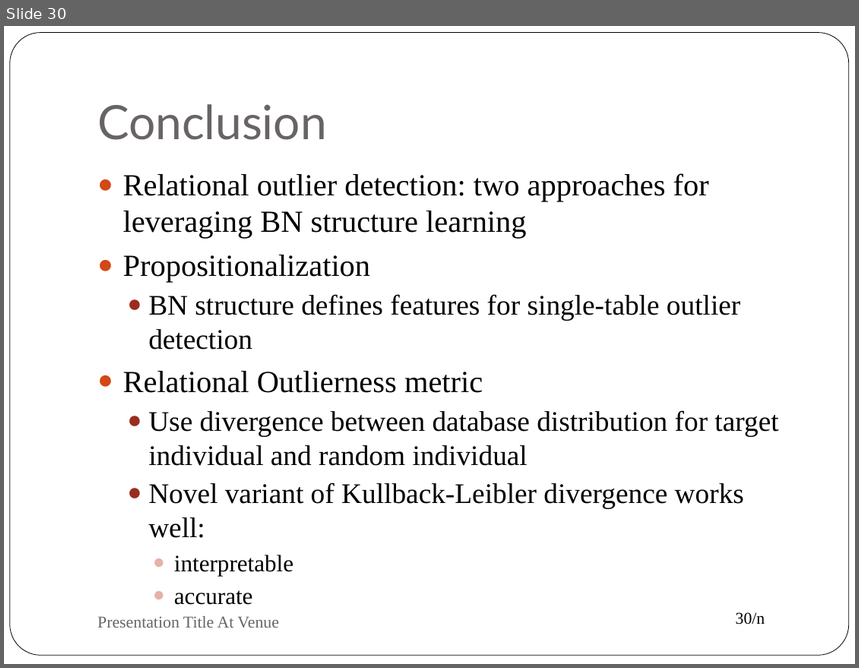
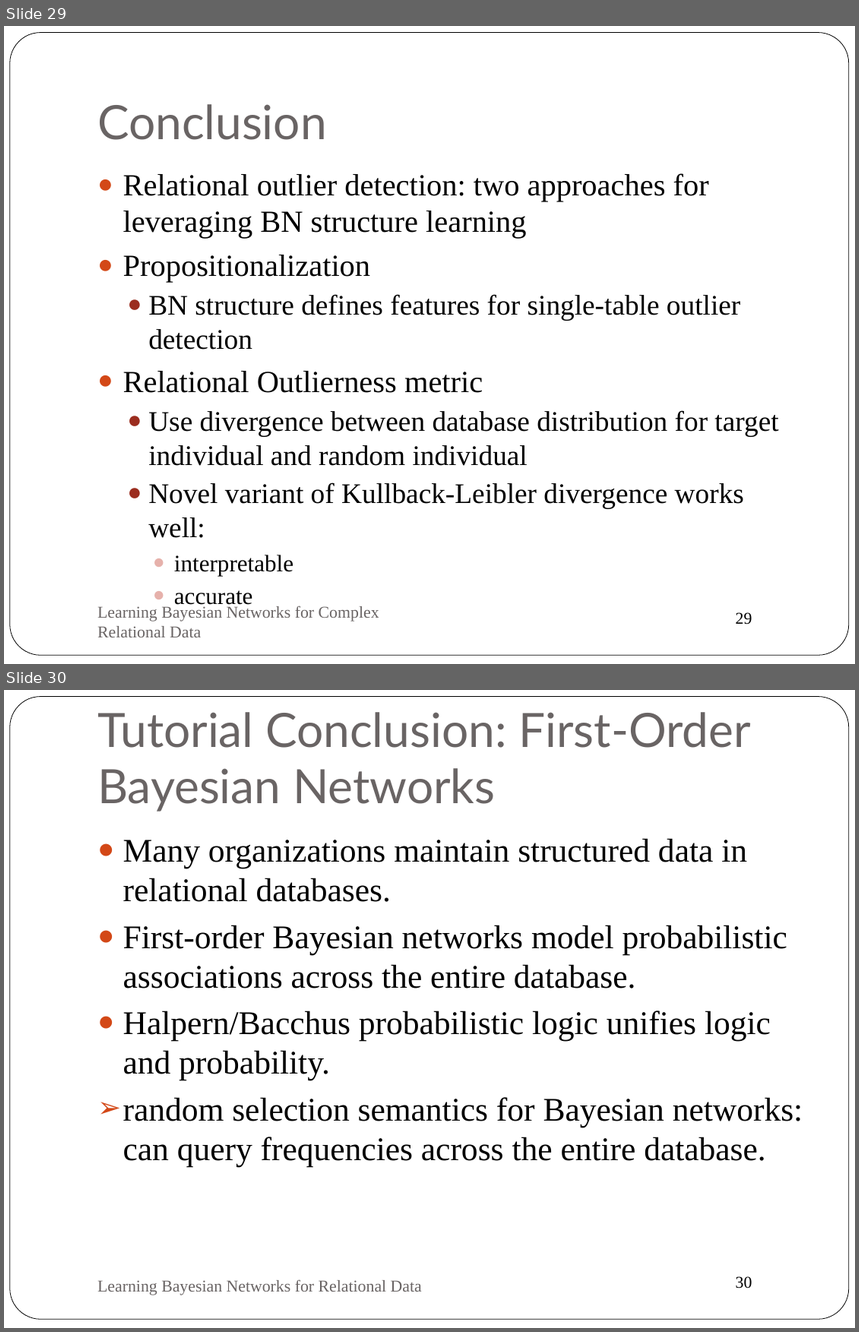
Before and after one commit to oschulte/srl-tutorial-slides, a slide deck: ch6-anomaly.pptx. Shown one above the other, each under a label of ours: slide 30 before the commit, slides 29 and 30 after it. The pictures are 859x668 and 859x1332 pixels, drawn with LibreOffice and Linux fonts; fonts in the diff are those of the drawing. Boxes give left, top, right and bottom in pixels: in the first picture for what was removed or moved away, otherwise in the second. Text is boxed around its words. In the diff, an @@ line names an element or a change of style, - is before the commit and + after.

```diff
--- a/ch6-anomaly.pptx
+++ b/ch6-anomaly.pptx
@@ slide 30 added at box(4, 690, 855, 1328), background #FFFFFF; not listed: 2 template elements that a slide beside it also shows @@
@@ title added at box(97, 712, 750, 812), 40 pt, text #696464 @@
+Tutorial Conclusion: First-Order Bayesian Networks
@@ text added at box(123, 838, 803, 1167), 28 pt, text #000000 @@
+● Many organizations maintain structured data in relational databases.
+● First-order Bayesian networks model probabilistic associations across the entire database.
+● Halpern/Bacchus probabilistic logic unifies logic and probability.
+➢ random selection semantics for Bayesian networks: can query frequencies across the entire database.
@@ text added at box(97, 1280, 422, 1296), 14 pt, text #696464 @@
+Learning Bayesian Networks for Relational Data
@@ what was slide 30 is now slide 29 @@
@@ slide 29 changed as well @@
@@ text at box(97, 606, 379, 638): text changed @@
-Presentation Title At Venue
+Learning Bayesian Networks for Complex Relational Data
@@ page number at box(736, 613, 753, 625): text changed @@
-30/n
+29
```
Also in this commit, not shown: 19 other slides changed, 2 other slides added, 2 slides removed.
